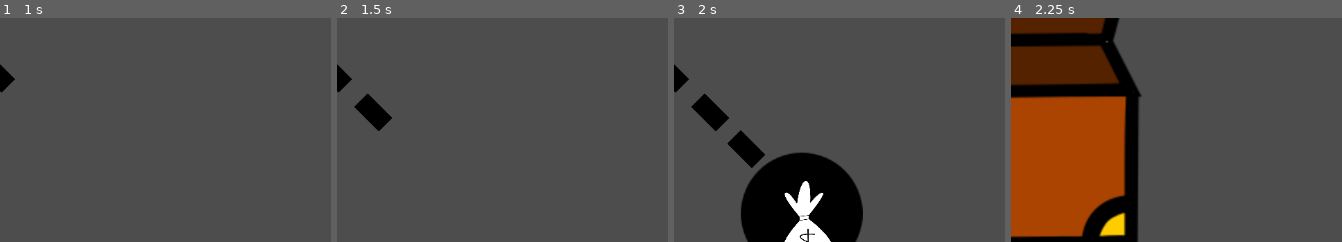
Above: before the commit, frames 1-4 (left to right).
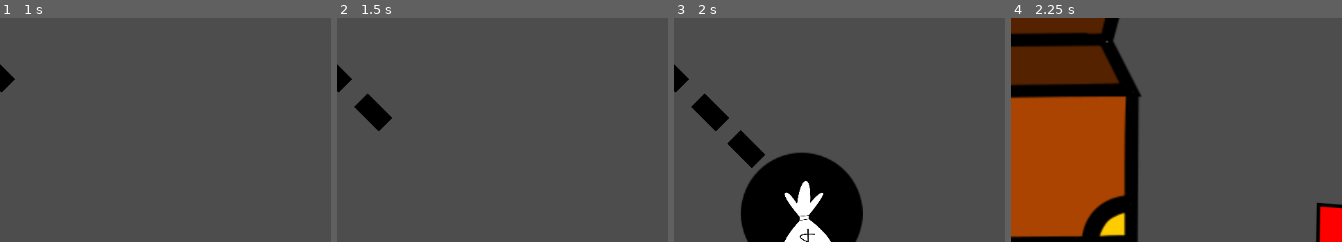
Above: after the commit, the same moments.

Repository: nicopattersonprudencio/gambling_demons
Game: Godot game, scene res://scenes/mapa.tscn
The game is run twice, just before and just after one commit, with the same random seed, the same clock (stepped at 60 frames per second) and the same inputs. The project has no main scene, so this scene is started directly.
Inputs (mouse positions are % of the whole screen's width and height, from its top left):
- Up to frame 1 (1 s): tap Enter at 0.5 s; move the mouse to (66, 45) at 0.52 s; click (66, 45) at 0.67 s
- Up to frame 2 (1.5 s): move the mouse to (16, 55) at 1.27 s; click (16, 55) at 1.42 s
- Up to frame 3 (2 s): no input
- Up to frame 4 (2.25 s): tap Space at 2 s; move the mouse to (10, 94) at 2.02 s; click (10, 94) at 2.17 s
The pictures show only the part of the screen within x 50-100%, y 50-100%; the shares and areas given below are measured in that part.

Frames 1-3 are identical in both runs. In frame 4, 1.3% of the frame differs, in the area x 92-100%, y 82-100%.

Commit message:
flecha de cofre

Diff:
--- a/scenes/cofre.tscn
+++ b/scenes/cofre.tscn
@@ -1,16 +1,26 @@
-[gd_scene load_steps=8 format=3 uid="uid://c01a727wfhc5o"]
+[gd_scene load_steps=12 format=3 uid="uid://c01a727wfhc5o"]
 
 [ext_resource type="Script" uid="uid://bk8an0ltycgtt" path="res://scripts/cofre.gd" id="1_0fx2o"]
 [ext_resource type="Texture2D" uid="uid://bvxt78pnts8d1" path="res://sprites/cofre.png" id="1_cdi0l"]
 [ext_resource type="Texture2D" uid="uid://bo53p8bwhpoyo" path="res://sprites/inventario.png" id="2_6dcxj"]
 [ext_resource type="Texture2D" uid="uid://bu762bn1lkmr3" path="res://sprites/linea.png" id="3_0fx2o"]
 [ext_resource type="Texture2D" uid="uid://bj5axebs55ywj" path="res://sprites/marcado.png" id="4_ypnwh"]
+[ext_resource type="Shader" uid="uid://c1wk4m3axp30c" path="res://shaders/items.gdshader" id="6_nrnjt"]
+[ext_resource type="Texture2D" uid="uid://dmx1wic8n1lb3" path="res://sprites/flecha.png" id="6_ypnwh"]
 
 [sub_resource type="RectangleShape2D" id="RectangleShape2D_nrnjt"]
 size = Vector2(208.225, 148.981)
 
 [sub_resource type="RectangleShape2D" id="RectangleShape2D_ypnwh"]
 size = Vector2(87, 74)
+
+[sub_resource type="ShaderMaterial" id="ShaderMaterial_dhfrm"]
+shader = ExtResource("6_nrnjt")
+shader_parameter/glow_strength = 0.0
+shader_parameter/glow_color = Color(1, 1, 0.5, 1)
+
+[sub_resource type="RectangleShape2D" id="RectangleShape2D_2xmtr"]
+size = Vector2(281.25, 165)
 
 [node name="Node2D" type="Node2D"]
 script = ExtResource("1_0fx2o")
@@ -142,6 +152,19 @@
 position = Vector2(36.5, 43)
 shape = SubResource("RectangleShape2D_ypnwh")
 
+[node name="Sprite2D" type="Sprite2D" parent="."]
+material = SubResource("ShaderMaterial_dhfrm")
+position = Vector2(644, 311)
+scale = Vector2(0.8, 0.8)
+texture = ExtResource("6_ypnwh")
+
+[node name="Area2D" type="Area2D" parent="Sprite2D"]
+
+[node name="CollisionShape2D" type="CollisionShape2D" parent="Sprite2D/Area2D"]
+position = Vector2(-5.625, 0)
+scale = Vector2(1, 1)
+shape = SubResource("RectangleShape2D_2xmtr")
+
 [connection signal="area_entered" from="Inventario/Area2D" to="." method="_on_area_2d_area_entered"]
 [connection signal="area_exited" from="Inventario/Area2D" to="." method="_on_area_2d_area_exited"]
 [connection signal="mouse_entered" from="Inventario/Area2D" to="." method="_on_area_2d_mouse_entered"]
@@ -160,3 +183,6 @@
 [connection signal="mouse_exited" from="Inventario/Area2D4" to="." method="_on_area_2d_4_mouse_exited"]
 [connection signal="mouse_entered" from="Label2/Area2D" to="." method="_on_area_2d_mouse_entered"]
 [connection signal="mouse_exited" from="Label2/Area2D" to="." method="_on_area_2d_mouse_exited"]
+[connection signal="input_event" from="Sprite2D/Area2D" to="." method="_on_area_2d_input_event"]
+[connection signal="mouse_entered" from="Sprite2D/Area2D" to="." method="entrando_flecha"]
+[connection signal="mouse_exited" from="Sprite2D/Area2D" to="." method="saliendo_flecha"]
--- a/scripts/cofre.gd
+++ b/scripts/cofre.gd
@@ -618,3 +618,33 @@
 func _on_area_tu_dinero_mouse_exited() -> void:
 
 	$Label7.visible = false
+
+
+func entrando_flecha() -> void:
+	$Sprite2D.material.set_shader_parameter(
+		"glow_strength",
+		1.5
+	)
+
+func saliendo_flecha() -> void:
+	$Sprite2D.material.set_shader_parameter(
+		"glow_strength",
+		0
+	)
+
+func _on_area_2d_input_event(
+	viewport,
+	event,
+	shape_idx
+) -> void:
+
+	if event is InputEventMouseButton:
+
+		if event.button_index == MOUSE_BUTTON_LEFT:
+
+			if event.pressed:
+
+				get_tree().change_scene_to_file(
+					"res://scenes/mapa.tscn"
+				)
+				Global.nivel += 1
--- a/scripts/mapa.gd
+++ b/scripts/mapa.gd
@@ -229,7 +229,7 @@
 
 	intercambio = false
 
-	crear_items_inventario()
+	#crear_items_inventario()
 
 	# --------------------------------------------------------
 	# DINERO
@@ -358,6 +358,10 @@
 
 	for i in range(Global.item.size()):
 
+		# El mapa no tiene items
+		if not is_instance_valid(Global.item[i]):
+			continue
+
 		if Global.arrastrando[i]:
 
 			Global.item[i].get_node("Label").visible = false
@@ -374,6 +378,10 @@
 			if objeto_inventario[objeto_inv][
 				objeto_inventario[objeto_inv].size() - objeto - 1
 			]:
+
+				# Comprobar que existe el item
+				if not is_instance_valid(Global.item[objeto_inv]):
+					continue
 
 				if (
 					not Global.arrastrando[objeto_inv]
@@ -403,16 +411,25 @@
 		false
 	]
 
+
 	for espacio in posiciones_inventario:
 
 		for i in range(Global.item.size()):
 
+			# Ignorar items que no existen
+			if not is_instance_valid(Global.item[i]):
+				continue
+
 			if espacio == Global.item[i].position:
 
 				dentro[i] = true
 
 
 	for i in range(dentro.size()):
+
+		# Ignorar items que no existen
+		if not is_instance_valid(Global.item[i]):
+			continue
 
 		if (
 			not dentro[i]
@@ -430,12 +447,22 @@
 
 	for i in range(posicion_actual.size()):
 
+		# Si no existe el item, no puede intercambiarse
+		if not is_instance_valid(Global.item[i]):
+			continue
+
 		for j in range(posicion_actual.size()):
+
+			if i == j:
+				continue
+
+			# Si el segundo item tampoco existe
+			if not is_instance_valid(Global.item[j]):
+				continue
 
 			if (
 				posicion_actual[i]
 				== posicion_actual[j]
-				and i != j
 			):
 
 				intercambio = true
@@ -462,7 +489,6 @@
 				Global.item[i].position = posicion_actual[i]
 				Global.item[j].position = posicion_actual[j]
 
-
 # ============================================================
 # ÁREA 1
 # ============================================================
--- /dev/null
+++ b/sprites/flecha.svg
@@ -0,0 +1,46 @@
+<?xml version="1.0" encoding="UTF-8" standalone="no"?>
+<!-- Created with Inkscape (http://www.inkscape.org/) -->
+
+<svg
+   width="70.228012mm"
+   height="67.302551mm"
+   viewBox="0 0 70.228012 67.302551"
+   version="1.1"
+   id="svg1"
+   xmlns:inkscape="http://www.inkscape.org/namespaces/inkscape"
+   xmlns:sodipodi="http://sodipodi.sourceforge.net/DTD/sodipodi-0.dtd"
+   xmlns="http://www.w3.org/2000/svg"
+   xmlns:svg="http://www.w3.org/2000/svg">
+  <sodipodi:namedview
+     id="namedview1"
+     pagecolor="#ffffff"
+     bordercolor="#000000"
+     borderopacity="0.25"
+     inkscape:showpageshadow="2"
+     inkscape:pageopacity="0.0"
+     inkscape:pagecheckerboard="0"
+     inkscape:deskcolor="#d1d1d1"
+     inkscape:document-units="mm">
+    <inkscape:page
+       x="0"
+       y="0"
+       width="70.228012"
+       height="67.302551"
+       id="page2"
+       margin="0"
+       bleed="0" />
+  </sodipodi:namedview>
+  <defs
+     id="defs1" />
+  <g
+     inkscape:label="Capa 1"
+     inkscape:groupmode="layer"
+     id="layer1"
+     transform="translate(-67.884309,-104.29415)">
+    <path
+       style="fill:#ff0000;stroke:#000000;stroke-width:1.667"
+       d="M 69.279084,124.43067 68.735717,154.85913 105,148.5 v 21.02999 L 136.92807,136.38471 105,106.22793 v 20.91957 z"
+       id="path1"
+       sodipodi:nodetypes="cccccccc" />
+  </g>
+</svg>
Binary file added: sprites/flecha.png
Not shown, added: sprites/flecha.png.import
Not shown, added: sprites/flecha.svg.import
